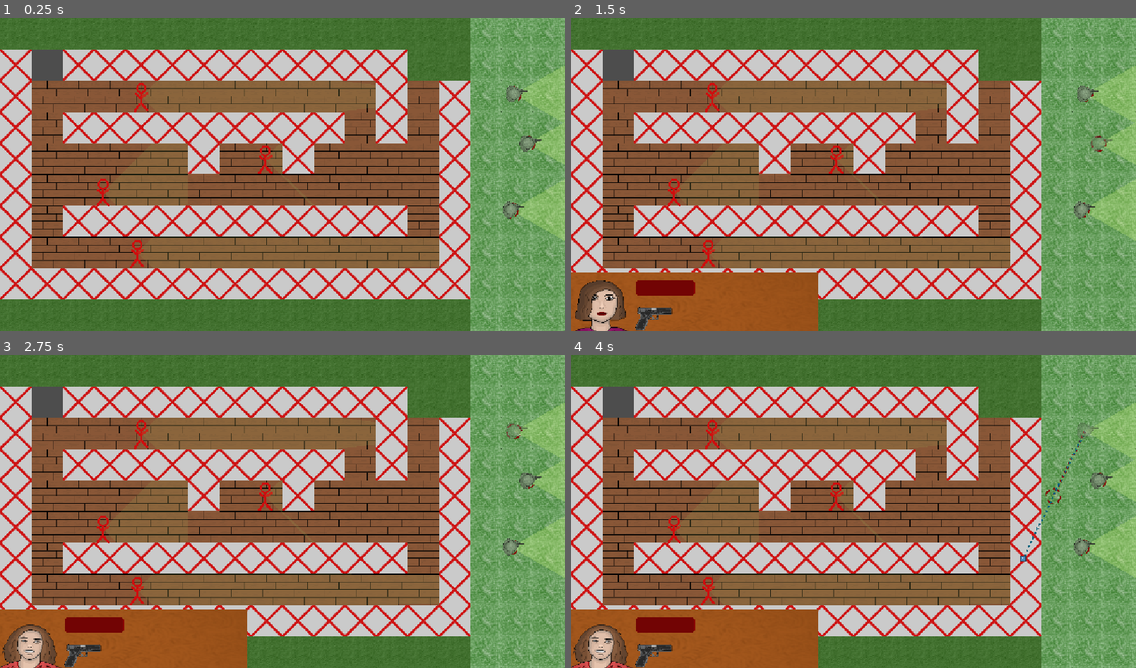
Above: before the commit, frames 1-4 (two rows, left to right).
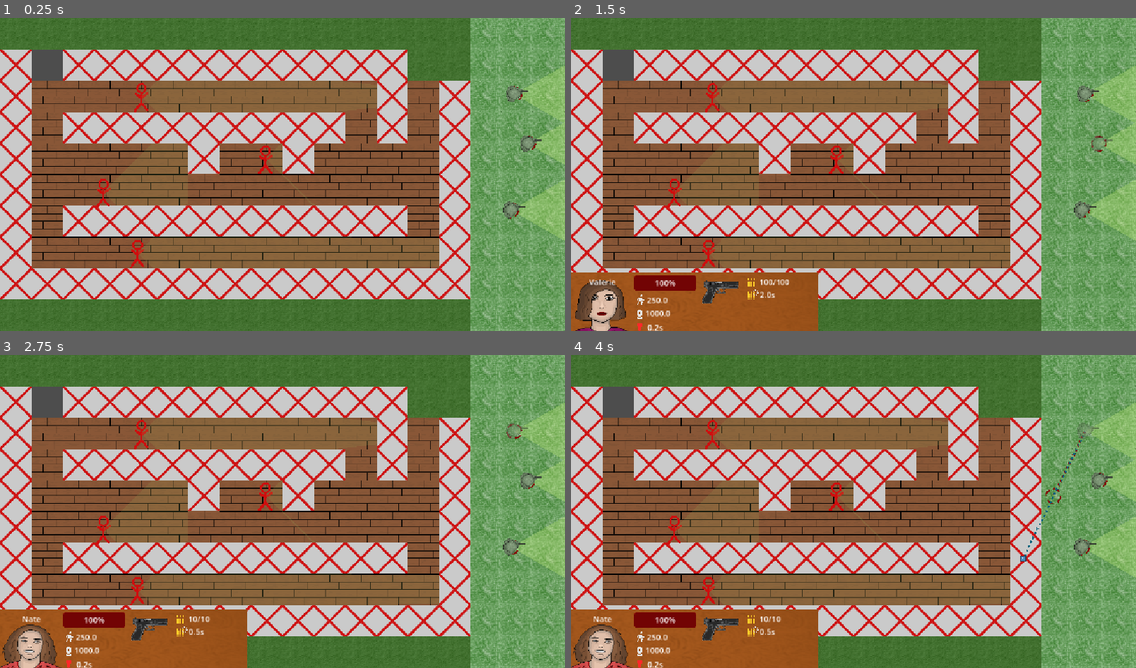
Above: after the commit, the same moments.

Repository: NevenIlincic/Tactical_Move
Game: Godot game, scene res://Scenes/Test_Scene.tscn
Two runs of this game, one before a commit and one after it. Both use one fixed random seed, a clock stepped at 60 frames per second and the inputs below. The engine's default icon, where the game draws it, is replaced by a stand-in: a white triangle on a blue panel in a dark square.
Inputs (mouse positions are in pixels of both pictures, inside the frame that each line leads up to):
- Up to frame 1 (0.25 s): no input
- Up to frame 2 (1.5 s): tap Enter at 0.5 s; drag from (1079, 208) to (672, 193) at 0.52 s; tap W (reset_look_at_path) at 1.25 s; drag from (1096, 143) to (672, 193) at 1.27 s
- Up to frame 3 (2.75 s): tap Q (reset_path) at 2 s; move the mouse to (514, 430) at 2.02 s; press the mouse at (514, 430) at 2.03 s; tap Ctrl (camera_drag, bound only after the commit) at 2.3 s
- Up to frame 4 (4 s): release the mouse at (1085, 430) at 2.75 s; tap X (reset_rotate_player_after_move) at 2.75 s; drag from (825, 574) to (1096, 480) at 2.77 s; move the mouse to (1023, 558) at 3.52 s; hold Ctrl (camera_drag, bound only after the commit) from 3.53 s (still down); right-click (1023, 558) at 3.6 s; click (1023, 558) at 3.67 s

The runs differ from the first frame. In frame 1, 4.0% of the frame differs, in the area x 0-100%, y 10-90%; in frame 2, 4.9%, in the area x 0-100%, y 10-100%; in frame 3, 4.9%; in frame 4, 4.9%.

Commit message:
[ADD] Showing stats when selected player soldier

Diff:
--- a/Scenes/Soldier/Player/Player_Stats.tscn
+++ b/Scenes/Soldier/Player/Player_Stats.tscn
@@ -4,7 +4,12 @@
 [ext_resource type="Texture2D" uid="uid://cyexu3fm2aq3s" path="res://Sprites/HUD/background.png" id="1_i03bc"]
 [ext_resource type="Texture2D" uid="uid://dcjpq0yr88po1" path="res://Sprites/Player/Avatars/male_soldier.png" id="2_1t72u"]
 [ext_resource type="Texture2D" uid="uid://cr31y8uph8gtp" path="res://Sprites/Weapon/pistol.png" id="5_ss5un"]
-[ext_resource type="Texture2D" uid="uid://baqs766k8tj40" path="res://Sprites/HUD/download-3.png (1).png" id="9_3m3yq"]
+[ext_resource type="Texture2D" uid="uid://c8g306bg7ys0b" path="res://Sprites/HUD/ammo.png" id="6_a13ou"]
+[ext_resource type="Texture2D" uid="uid://dou87mqtbaj0r" path="res://Sprites/HUD/running_icon.png" id="7_vcxfj"]
+[ext_resource type="Texture2D" uid="uid://dlqm2pms7py2h" path="res://Sprites/HUD/reload_icon.png" id="8_eayup"]
+[ext_resource type="Texture2D" uid="uid://baqs766k8tj40" path="res://Sprites/HUD/HP_bar.png" id="9_3m3yq"]
+[ext_resource type="Texture2D" uid="uid://c4enkpr2e4535" path="res://Sprites/HUD/reaction_time_icon.png" id="9_luigt"]
+[ext_resource type="Texture2D" uid="uid://d1hablc0nksx6" path="res://Sprites/HUD/max_distance_icon.png" id="10_luigt"]
 
 [node name="PlayerStats" type="Node2D" unique_id=882045817]
 script = ExtResource("1_1t72u")
@@ -19,11 +24,104 @@
 texture = ExtResource("2_1t72u")
 
 [node name="Download2_png(2)" type="Sprite2D" parent="." unique_id=2085132682]
-position = Vector2(40, 32)
+position = Vector2(176.00002, -22)
 scale = Vector2(0.4375, 0.4375)
 texture = ExtResource("5_ss5un")
 
-[node name="Download3_png(1)" type="Sprite2D" parent="." unique_id=1752116273]
-position = Vector2(64.00001, -32)
-scale = Vector2(0.9375, 1)
-texture = ExtResource("9_3m3yq")
+[node name="Player_Name_Label" type="Label" parent="." unique_id=2035158339]
+offset_left = -128.0
+offset_top = -56.0
+offset_bottom = -33.0
+text = "Nate"
+horizontal_alignment = 1
+
+[node name="Ammo" type="Sprite2D" parent="." unique_id=1881746605]
+position = Vector2(240, -43)
+scale = Vector2(0.071428575, 0.071428575)
+texture = ExtResource("6_a13ou")
+
+[node name="Ammo_Label" type="Label" parent="." unique_id=327861521]
+offset_left = 256.0
+offset_top = -56.0
+offset_right = 299.0
+offset_bottom = -33.0
+text = "10/30"
+
+[node name="Move_Speed_Icon" type="Sprite2D" parent="." unique_id=191204091]
+position = Vector2(14, -7)
+scale = Vector2(0.10714286, 0.10714286)
+texture = ExtResource("7_vcxfj")
+
+[node name="HP_Bar" type="TextureProgressBar" parent="." unique_id=1875553936]
+offset_top = -58.0
+offset_right = 128.0
+offset_bottom = -26.0
+value = 100.0
+texture_progress = ExtResource("9_3m3yq")
+
+[node name="HP_Percentage_Label" type="Label" parent="HP_Bar" unique_id=221412413]
+layout_mode = 0
+offset_right = 128.0
+offset_bottom = 32.0
+text = "as"
+horizontal_alignment = 1
+vertical_alignment = 1
+
+[node name="Move_Speed_Label" type="Label" parent="." unique_id=1308399395]
+offset_left = 24.0
+offset_top = -19.0
+offset_right = 72.0
+offset_bottom = 4.0
+text = "250.0"
+horizontal_alignment = 1
+
+[node name="Reload_Icon" type="Node2D" parent="." unique_id=405323814]
+position = Vector2(240, -17)
+
+[node name="ammo_icon" type="Sprite2D" parent="Reload_Icon" unique_id=423793052]
+scale = Vector2(0.071, 0.071)
+texture = ExtResource("6_a13ou")
+
+[node name="reload_icon" type="Sprite2D" parent="Reload_Icon" unique_id=733518574]
+position = Vector2(9, -5)
+scale = Vector2(0.071, 0.071)
+texture = ExtResource("8_eayup")
+
+[node name="Reload_Time_Label" type="Label" parent="Reload_Icon" unique_id=398094810]
+offset_left = 17.0
+offset_top = -13.0
+offset_right = 57.0
+offset_bottom = 10.0
+text = "3s"
+
+[node name="Reaction_Time_Node" type="Node2D" parent="." unique_id=632908039]
+position = Vector2(-4, 21)
+
+[node name="Reaction_Time_Icon" type="Sprite2D" parent="Reaction_Time_Node" unique_id=649515456]
+position = Vector2(12.5, 29)
+scale = Vector2(0.17032969, 0.09615388)
+texture = ExtResource("9_luigt")
+
+[node name="Reaction_Time_Label" type="Label" parent="Reaction_Time_Node" unique_id=1013793301]
+offset_left = 28.0
+offset_top = 16.0
+offset_right = 68.0
+offset_bottom = 39.0
+text = "0.5s"
+horizontal_alignment = 1
+
+[node name="Max_Distance_Node" type="Node2D" parent="." unique_id=1106639208]
+position = Vector2(10, 20)
+
+[node name="MaxDistanceIcon" type="Sprite2D" parent="Max_Distance_Node" unique_id=1166080212]
+position = Vector2(2.000001, 2.000001)
+scale = Vector2(0.107142866, 0.107142866)
+texture = ExtResource("10_luigt")
+
+[node name="Max_Distance_Label" type="Label" parent="Max_Distance_Node" unique_id=287646158]
+offset_left = 14.0
+offset_top = -12.0
+offset_right = 54.0
+offset_bottom = 11.0
+text = "1000.0"
+horizontal_alignment = 1
--- a/Scenes/Soldier/Player/player_stats.gd
+++ b/Scenes/Soldier/Player/player_stats.gd
@@ -1,18 +1,47 @@
 extends Node2D
 
 @onready var player_avatar: Sprite2D = $Player_Avatar
+@onready var player_name_label: Label = $Player_Name_Label
+#AMMO
+@onready var ammo_label: Label = $Ammo_Label
+#HP
+@onready var hp_bar: TextureProgressBar = $HP_Bar
+@onready var hp_percentage_label: Label = $HP_Bar/HP_Percentage_Label
+#MOVE SPEED
+@onready var move_speed_label: Label = $Move_Speed_Label
+#RELOAD SPEED
+@onready var reload_time_label: Label = $Reload_Icon/Reload_Time_Label
+#REACTION TIME
+@onready var reaction_time_label: Label = $Reaction_Time_Node/Reaction_Time_Label
+#MAX TRAVEL DISTANCE
+@onready var max_distance_label: Label = $Max_Distance_Node/Max_Distance_Label
 
 func _ready() -> void:
 	Signals.set_selected_player.connect(_on_selected_player)
 	Signals.deselect_player.connect(_on_deselect_player)
+	Signals.action_started.connect(_on_action_started)
 	hide_stats()
+
+
 func _on_selected_player(player: Player):
 	player_avatar.texture = player.player_avatar
+	player_name_label.text = player.player_name
+	ammo_label.text = str(int(player.current_weapon.weapon_stats.current_ammo.get_value()), "/", int(player.current_weapon.weapon_stats.max_ammo_capacity.get_value()))
+	hp_bar.value = player.soldier_stats.HP.base_value
+	hp_percentage_label.text = str(int(hp_bar.value), "%")
+	move_speed_label.text = str(player.soldier_stats.speed.get_value())
+	reload_time_label.text = str(player.current_weapon.weapon_stats.reload_time.get_value(), "s")
+	reaction_time_label.text = str(player.soldier_stats.reaction_time.get_value(), "s")
+	max_distance_label.text = str(player.soldier_stats.max_travel_distance.get_value())
 	show_stats()
 
 func _on_deselect_player():
 	hide_stats()
 
+func _on_action_started():
+	hide_stats()
+
+
 func hide_stats():
 	visible = false
 func show_stats():
--- a/Scenes/Test_Scene.tscn
+++ b/Scenes/Test_Scene.tscn
@@ -23,6 +23,7 @@
 [ext_resource type="Texture2D" uid="uid://dk6hnkfrk8imb" path="res://Sprites/Player/Avatars/female_soldier.png" id="21_ebsyv"]
 [ext_resource type="Texture2D" uid="uid://c07go6e5fp3av" path="res://Sprites/Player/Avatars/male_soldier_3.png" id="22_w2bir"]
 [ext_resource type="PackedScene" uid="uid://dyh4j30522553" path="res://Scenes/Soldier/Player/Player_Stats.tscn" id="23_nfmrh"]
+[ext_resource type="Script" uid="uid://jqj0nkq44djb" path="res://Scenes/camera_2d.gd" id="24_7tbrw"]
 
 [sub_resource type="TileSetAtlasSource" id="TileSetAtlasSource_10mtb"]
 texture = ExtResource("2_mwjvy")
@@ -278,6 +279,7 @@
 
 [node name="Player" parent="." unique_id=1108589071 instance=ExtResource("4_10mtb")]
 position = Vector2(1043, 393)
+player_name = "Luke"
 player_avatar = ExtResource("22_w2bir")
 current_engagement_rule = 2
 soldier_stats = SubResource("Resource_q2r4x")
@@ -285,6 +287,7 @@
 
 [node name="Player2" parent="." unique_id=1802276897 instance=ExtResource("4_10mtb")]
 position = Vector2(1077, 257)
+player_name = "Valerie"
 player_avatar = ExtResource("21_ebsyv")
 current_engagement_rule = 2
 soldier_stats = SubResource("Resource_avk4t")
@@ -385,6 +388,7 @@
 
 [node name="Player3" parent="." unique_id=799965180 instance=ExtResource("4_10mtb")]
 position = Vector2(1049, 156)
+player_name = "Nate"
 player_avatar = ExtResource("20_w2bir")
 current_engagement_rule = 2
 soldier_stats = SubResource("Resource_elm60")
@@ -420,5 +424,11 @@
 position = Vector2(1073, 334)
 texture = ExtResource("22_w2bir")
 
-[node name="PlayerStats" parent="." unique_id=882045817 instance=ExtResource("23_nfmrh")]
+[node name="Camera2D" type="Camera2D" parent="." unique_id=858137010]
+position = Vector2(576, 320)
+script = ExtResource("24_7tbrw")
+
+[node name="CanvasLayer" type="CanvasLayer" parent="." unique_id=1266865912]
+
+[node name="PlayerStats" parent="CanvasLayer" unique_id=882045817 instance=ExtResource("23_nfmrh")]
 position = Vector2(128, 584)
--- /dev/null
+++ b/Scenes/camera_2d.gd
@@ -0,0 +1,30 @@
+extends Camera2D
+
+@export var zoom_speed: float = 0.1
+@export var min_zoom: float = 0.5
+@export var max_zoom: float = 2.0
+
+var is_dragging: bool = false
+
+func _unhandled_input(event: InputEvent) -> void:
+	if Input.is_action_pressed("camera_drag"):
+		is_dragging = true
+	if Input.is_action_just_released("camera_drag"):
+		is_dragging = false
+	if event is InputEventMouseButton:
+		if event.pressed:
+			if event.button_index == MOUSE_BUTTON_WHEEL_UP:
+				_zoom_in()
+			elif event.button_index == MOUSE_BUTTON_WHEEL_DOWN:
+				_zoom_out()
+
+	elif event is InputEventMouseMotion and is_dragging:
+		position -= event.relative / zoom
+
+func _zoom_in() -> void:
+	var new_zoom = zoom + Vector2(zoom_speed, zoom_speed)
+	zoom = new_zoom.clamp(Vector2(min_zoom, min_zoom), Vector2(max_zoom, max_zoom))
+
+func _zoom_out() -> void:
+	var new_zoom = zoom - Vector2(zoom_speed, zoom_speed)
+	zoom = new_zoom.clamp(Vector2(min_zoom, min_zoom), Vector2(max_zoom, max_zoom))
--- a/Scripts/Autoload/signals.gd
+++ b/Scripts/Autoload/signals.gd
@@ -32,4 +32,4 @@
 signal player_killed(enemy_killed: Player, killed_by: Enemy)
 
 
-signal show_player_stats(soldier: Player)
+signal action_started()
--- a/Scripts/Patterns/State/Level_State/player_move_set_state.gd
+++ b/Scripts/Patterns/State/Level_State/player_move_set_state.gd
@@ -29,7 +29,9 @@
 			player_selection_manager.deselect_player()
 		if check_can_do_action():
 			#Signals.move_player.emit(level.tile_map)
+			Signals.action_started.emit()
 			level.set_level_state(ActionState.new([level]))
+
 		#else:
 			#print(occupied_target_tiles)
 
--- a/Scripts/Soldier/Player/player.gd
+++ b/Scripts/Soldier/Player/player.gd
@@ -1,5 +1,6 @@
 class_name Player extends Soldier
 
+@export var player_name: String
 var starting_tile: Vector2i
 var target_tile: Vector2i
 var is_selected: bool = false
--- a/Scripts/Weapon/weapon.gd
+++ b/Scripts/Weapon/weapon.gd
@@ -11,7 +11,7 @@
 			weapon_stats.damage = Stat.new(weapon_stats.damage.base_value)
 			weapon_stats.fire_rate = Stat.new(weapon_stats.fire_rate.base_value)
 			weapon_stats.hit_chance = Stat.new(weapon_stats.hit_chance.base_value)
-
+			weapon_stats.reload_time = Stat.new(weapon_stats.reload_time.base_value)
 var weapon_owner: Soldier
 var weapon_state: WeaponState
 var enemy_to_shoot: Soldier
--- a/project.godot
+++ b/project.godot
@@ -80,6 +80,11 @@
 "events": [Object(InputEventKey,"resource_local_to_scene":false,"resource_name":"","device":-1,"window_id":0,"alt_press …(195 unchanged characters)…
 ]
 }
+camera_drag={
+"deadzone": 0.2,
+"events": [Object(InputEventKey,"resource_local_to_scene":false,"resource_name":"","device":-1,"window_id":0,"alt_pressed":false,"shift_pressed":false,"ctrl_pressed":false,"meta_pressed":false,"pressed":false,"keycode":0,"physical_keycode":4194326,"key_label":0,"unicode":0,"location":0,"echo":false,"script":null)
+]
+}
 
 [layer_names]
 
Not shown, added: Scenes/camera_2d.gd.uid
Renamed: Sprites/HUD/download-3.png (1).png -> Sprites/HUD/HP_bar.png
Not shown, added: Sprites/HUD/HP_bar.png.import
Binary file added: Sprites/HUD/ammo.png
Not shown, added: Sprites/HUD/ammo.png.import
Binary file added: Sprites/HUD/max_distance_icon.png
Not shown, changed: Sprites/HUD/max_distance_icon.png.import
Binary file added: Sprites/HUD/reaction_time_icon.png
Not shown, added: Sprites/HUD/reaction_time_icon.png.import
Binary file added: Sprites/HUD/reload_icon.png
Not shown, added: Sprites/HUD/reload_icon.png.import
Binary file added: Sprites/HUD/running_icon.png
(and 1 more such lines)
